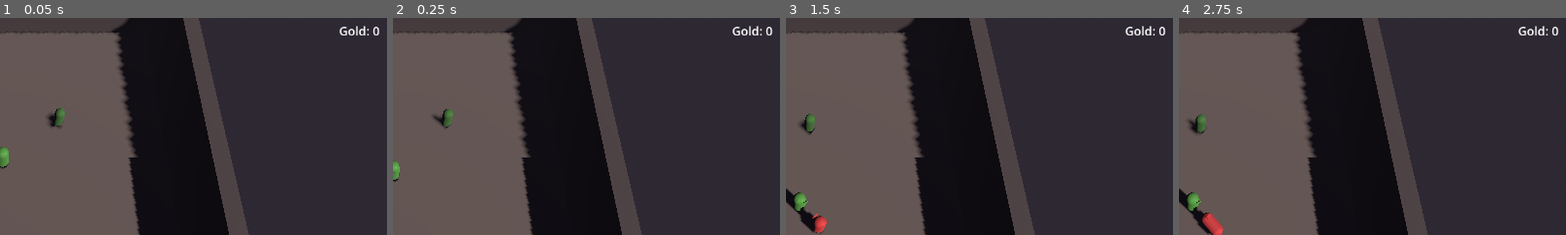
Above: before the commit, frames 1-4 (left to right).
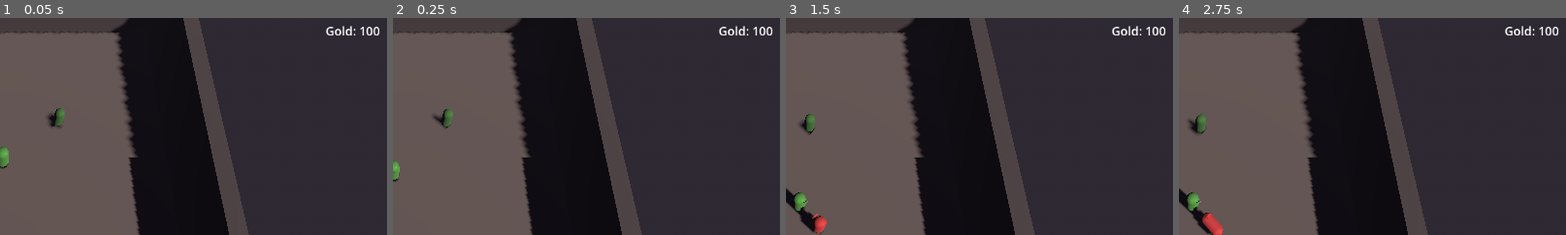
Above: after the commit, the same moments.

Repository: TAgents/orcs-lair
Game: Godot game, scene res://scenes/lair.tscn
Same seed, same stepped clock (60 frames per second), same inputs: the game is played once before the commit and once after it.
Inputs (mouse positions are % of the whole screen's width and height, from its top left):
- Up to frame 1 (0.05 s): no input
- Up to frame 2 (0.25 s): no input
- Up to frame 3 (1.5 s): move the mouse to (72, 45) at 0.52 s; hold D (move_right) 0.53-1.28 s; tap J (attack) at 0.6 s; move the mouse to (30, 55) at 1.27 s; hold S (move_back) from 1.28 s (still down); click (30, 55) at 1.35 s
- Up to frame 4 (2.75 s): move the mouse to (60, 28) at 2.02 s; release S (move_back) at 2.03 s; hold D (move_right) from 2.03 s (still down); hold 1 (build_select_1) from 2.03 s (still down)
The pictures show only the part of the screen within x 50-99%, y 1-51%; the shares and areas given below are measured in that part.

The runs differ from the first frame. In frame 1, 0.4% of the frame differs, in the area x 84-98%, y 3-9%; in frame 2, 0.4%; in frame 3, 0.4%; in frame 4, 0.4%.

Commit message:
feat(economy): build cost — placement deducts gold, blocked when poor
Closes the Treasury → income → spend loop. Players start with 100 gold
and pay to place rooms; insufficient funds reject placement silently
(ghost tints red, click does nothing). Combined with the Treasury tick
from PR #4, this is the first real strategic constraint.

Costs (set in Room.make):
  Sleeping  : 25g
  Training  : 35g
  Treasury  : 40g

Implementation
- scripts/economy.gd
    + STARTING_GOLD = 100 (was 0); reset() restores it
    + can_afford(amount), spend(amount, reason) → bool
    + spend_blocked signal for future UX (toast / SFX hook)
- scripts/build/room.gd            — `cost` field on Room resource
- scripts/build/build_controller.gd — placement now also requires
                                       Economy.can_afford; ghost preview
                                       turns red when broke; LMB silent
                                       no-op; spend deducts on success
- scripts/ui/hud.gd                — build label shows current cost +
                                       all-type cost cheat-sheet

Test
- scenarios/build_cost.json        — start 100g, place 2 Treasuries
                                       (80g spent), 3rd attempt rejected
                                       (needs 40, has 20). Pass = exactly
                                       2 rooms placed, gold == 20. Rooms
                                       placed far from workers + 1.5s
                                       cap so the assertion isn't flaked
                                       by tick income.
- scenarios/worker_assignment.json — gold_eq updated 0 → 40 (60g spent
                                       on Training + Sleeping, no Treasury
                                       income)
- .github/workflows/ci.yml         — adds build_cost; 9 scenarios total

All 9 scenarios pass deterministically.

Co-Authored-By: Claude Opus 4.7 (1M context) <noreply@anthropic.com>

Diff:
--- /dev/null
+++ b/scenarios/build_cost.json
@@ -0,0 +1,22 @@
+{
+	"name": "build_cost",
+	"description": "Phase 2 build economy: with starting gold 100 and Treasury cost 40, place 2 Treasuries (80g spent, 20g left), then attempt a 3rd which costs 40 — should be rejected (insufficient funds). Pass = exactly 2 rooms placed, gold == 20.",
+	"seed": 991,
+	"max_duration_s": 1.5,
+	"champion": {
+		"max_hp": 100,
+		"damage": 14,
+		"move_speed": 5.0
+	},
+	"raiders": [],
+	"inputs": [
+		{"t": 0.5, "call": "BuildController.place_at_xy", "args": [-5, 6, 2], "note": "Treasury 1 placed far from workers (40g, 60 left)"},
+		{"t": 0.7, "call": "BuildController.place_at_xy", "args": [3, 6, 2], "note": "Treasury 2 placed far from workers (40g, 20 left)"},
+		{"t": 0.9, "call": "BuildController.place_at_xy", "args": [-1, 6, 2], "note": "Treasury 3 — should be rejected (need 40, have 20)"}
+	],
+	"pass_criteria": {
+		"champion_alive": true,
+		"rooms_placed_eq": 2,
+		"gold_eq": 20
+	}
+}
--- a/scenarios/worker_assignment.json
+++ b/scenarios/worker_assignment.json
@@ -1,6 +1,6 @@
 {
 	"name": "worker_assignment",
-	"description": "Phase 2 worker auto-assignment: place 2 roo …(221 unchanged characters)… _placed signal, first-come-first-served.",
+	"description": "Phase 2 worker auto-assignment: place 2 roo …(221 unchanged characters)… _placed signal, first-come-first-served. Starts with 100 gold; Training (35g) + Sleeping (25g) = 60g spent → gold ends at 40 (no Treasury so no income).",
 	"seed": 314,
 	"max_duration_s": 8,
 	"champion": {
@@ -18,6 +18,6 @@
 		"rooms_placed_eq": 2,
 		"workers_assigned_eq": 2,
 		"workers_at_rooms_eq": 2,
-		"gold_eq": 0
+		"gold_eq": 40
 	}
 }
--- a/scripts/build/build_controller.gd
+++ b/scripts/build/build_controller.gd
@@ -48,7 +48,8 @@
 	var grid: Vector2i = _world_to_grid(hit)
 	var room: Room = Room.make(current_type)
 	ghost.global_position = _grid_to_world_center(grid, room.footprint)
-	_ghost_mat.albedo_color = _ghost_color(_can_place(grid, room.footprint), room.color)
+	var placeable: bool = _can_place(grid, room.footprint) and Economy.can_afford(room.cost)
+	_ghost_mat.albedo_color = _ghost_color(placeable, room.color)
 
 func _unhandled_input(event: InputEvent) -> void:
 	if event.is_action_pressed("build_select_1"):
@@ -81,6 +82,8 @@
 	var grid: Vector2i = _world_to_grid(hit)
 	var room: Room = Room.make(current_type)
 	if not _can_place(grid, room.footprint):
+		return
+	if not Economy.spend(room.cost, "place_%s" % room.display_name):
 		return
 	var node: Node3D = _spawn_room_visual(grid, room)
 	rooms_root.add_child(node)
@@ -172,8 +175,9 @@
 	if room_type >= 0:
 		current_type = room_type
 	var room := Room.make(current_type)
-	var ok := _can_place(grid, room.footprint)
+	var ok := _can_place(grid, room.footprint) and Economy.can_afford(room.cost)
 	if ok:
+		Economy.spend(room.cost, "place_%s" % room.display_name)
 		var node := _spawn_room_visual(grid, room)
 		rooms_root.add_child(node)
 		node.global_position = _grid_to_world_center(grid, room.footprint)
--- a/scripts/build/room.gd
+++ b/scripts/build/room.gd
@@ -9,6 +9,7 @@
 @export var footprint: Vector2i = Vector2i(2, 2)
 @export var color: Color = Color.WHITE
 @export var display_name: String = ""
+@export var cost: int = 0
 
 static func make(t: Type) -> Room:
 	var r := Room.new()
@@ -17,10 +18,13 @@
 		Type.SLEEPING:
 			r.display_name = "Sleeping"
 			r.color = Color(0.35, 0.45, 0.85)
+			r.cost = 25
 		Type.TRAINING:
 			r.display_name = "Training"
 			r.color = Color(0.85, 0.50, 0.20)
+			r.cost = 35
 		Type.TREASURY:
 			r.display_name = "Treasury"
 			r.color = Color(0.85, 0.75, 0.25)
+			r.cost = 40
 	return r
--- a/scripts/economy.gd
+++ b/scripts/economy.gd
@@ -1,11 +1,15 @@
 extends Node
 
 # Lair-wide economy. Gold accumulates from Treasury rooms with assigned
-# workers. Future resources (food, recruits) live here too.
+# workers, deducted by room placements. Future resources (food, recruits)
+# live here too.
+
+const STARTING_GOLD: int = 100
 
 signal gold_changed(new_amount: int)
+signal spend_blocked(needed: int, have: int, reason: String)
 
-var gold: int = 0:
+var gold: int = STARTING_GOLD:
 	set(value):
 		if value == gold:
 			return
@@ -30,5 +34,17 @@
 		gold = gold + whole
 
 func reset() -> void:
-	gold = 0
+	gold = STARTING_GOLD
 	_gold_accum = 0.0
+
+func can_afford(amount: int) -> bool:
+	return gold >= amount
+
+func spend(amount: int, reason: String = "") -> bool:
+	if amount < 0:
+		return false
+	if amount > gold:
+		spend_blocked.emit(amount, gold, reason)
+		return false
+	gold = gold - amount
+	return true
--- a/scripts/ui/hud.gd
+++ b/scripts/ui/hud.gd
@@ -66,7 +66,12 @@
 	if _build_controller == null:
 		return
 	var room := Room.make(_build_controller.current_type)
-	build_label.text = "Selected: %s   [1 Sleeping · 2 Training · 3 Treasury · LMB place]" % room.display_name
+	build_label.text = "Selected: %s (%dg)   [1 Sleeping (%dg) · 2 Training (%dg) · 3 Treasury (%dg) · LMB place]" % [
+		room.display_name, room.cost,
+		Room.make(Room.Type.SLEEPING).cost,
+		Room.make(Room.Type.TRAINING).cost,
+		Room.make(Room.Type.TREASURY).cost,
+	]
 
 func _on_game_over(victory: bool) -> void:
 	banner.visible = true
Not shown, changed: .github/workflows/ci.yml
Not shown, changed: scenarios/README.md
